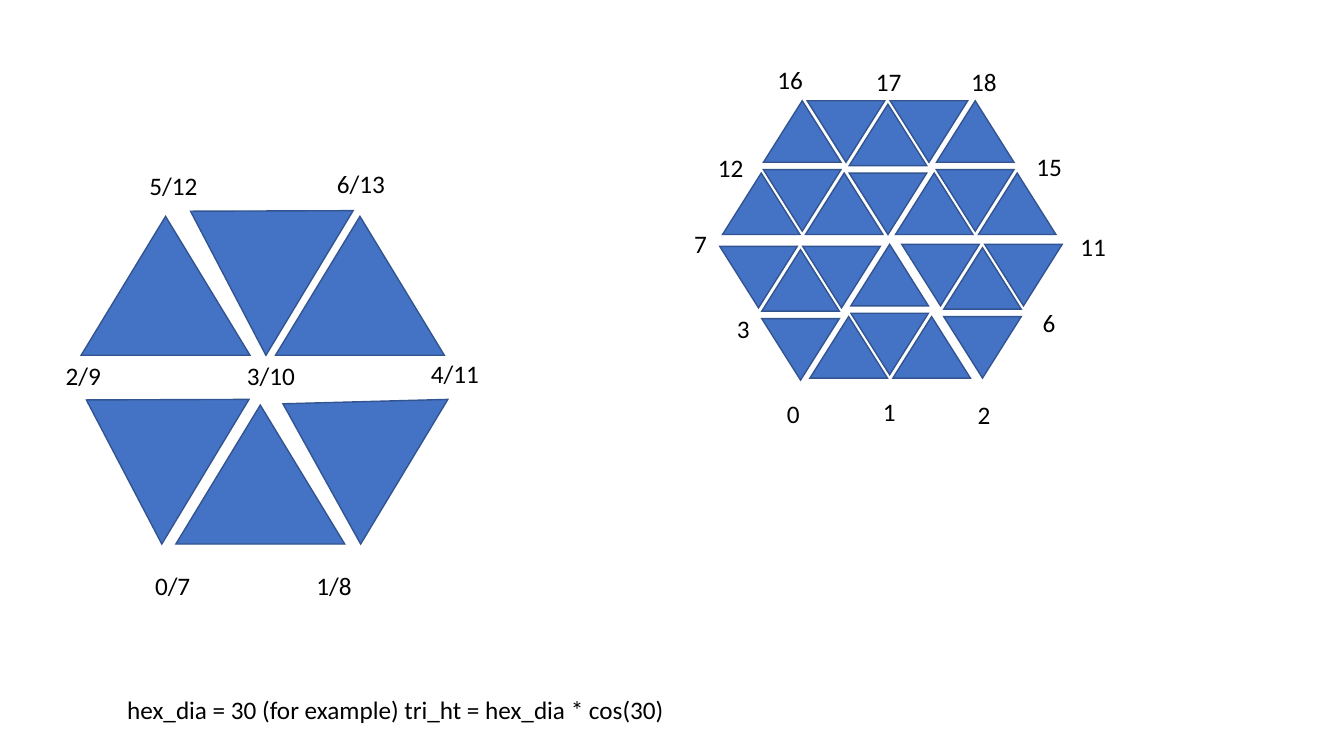
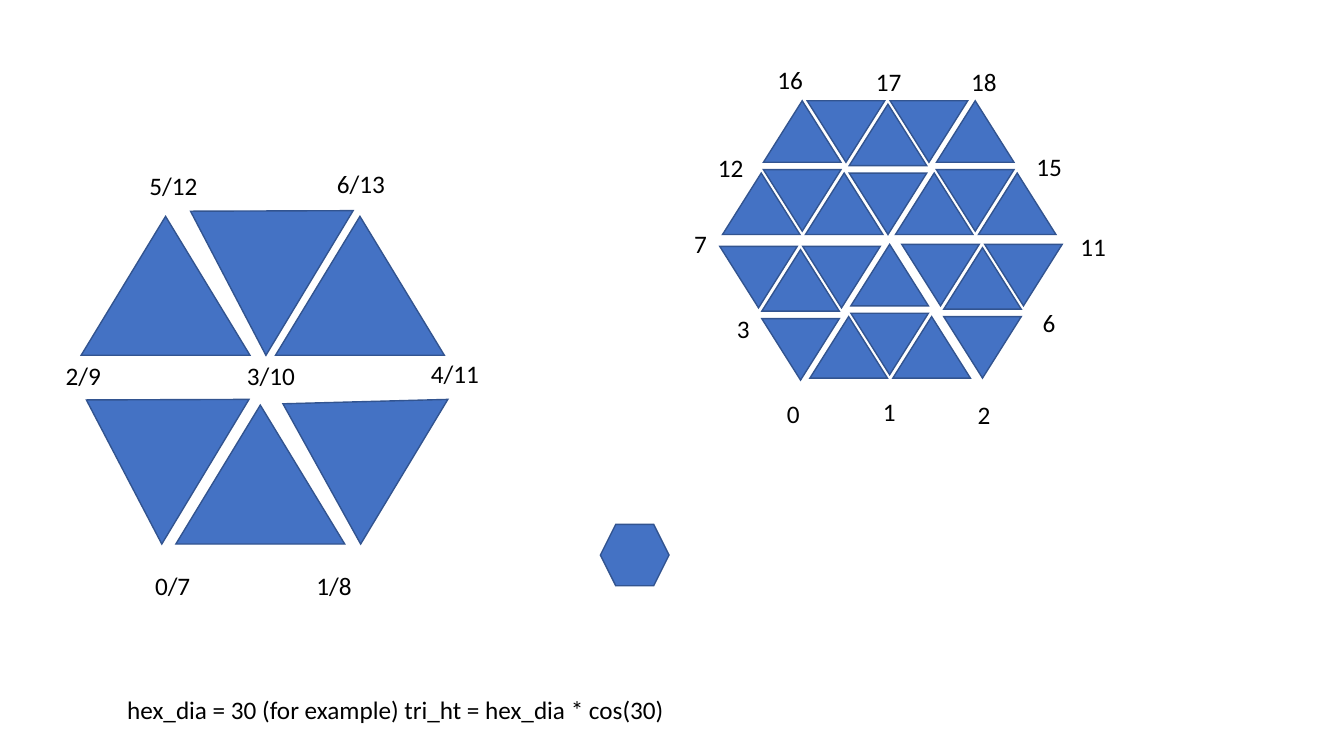
Before and after one commit to paralepsis/models, a slide deck: slide 2 of 28mm/gloomhaven/refinement.pptx. Drawn at 1344x756 pixels with LibreOffice and Linux fonts; fonts in the diff are those of the drawing. Boxes give left, top, right and bottom in pixels: in the first picture for what was removed or moved away, otherwise in the second. Text is boxed around its words. In the diff, an @@ line names an element or a change of style, - is before the commit and + after.

```diff
--- a/28mm/gloomhaven/refinement.pptx
+++ b/28mm/gloomhaven/refinement.pptx
@@ hexagon added at (x1=601, y1=524, x2=669, y2=586), fill #4472C4, outline #325491 1 pt @@
```
Also in this commit, not shown: 1 slide added, 4 other files.
